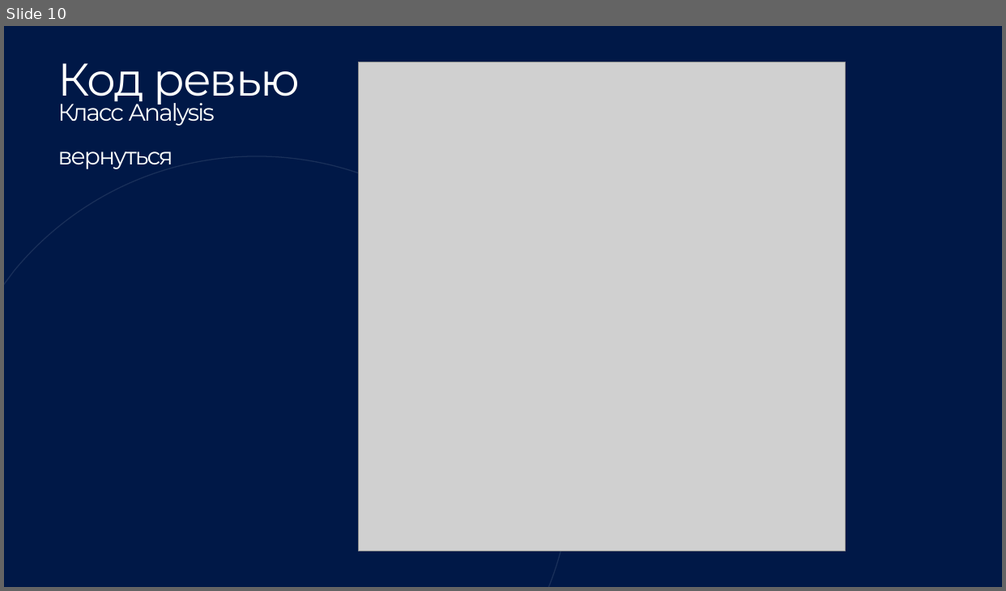
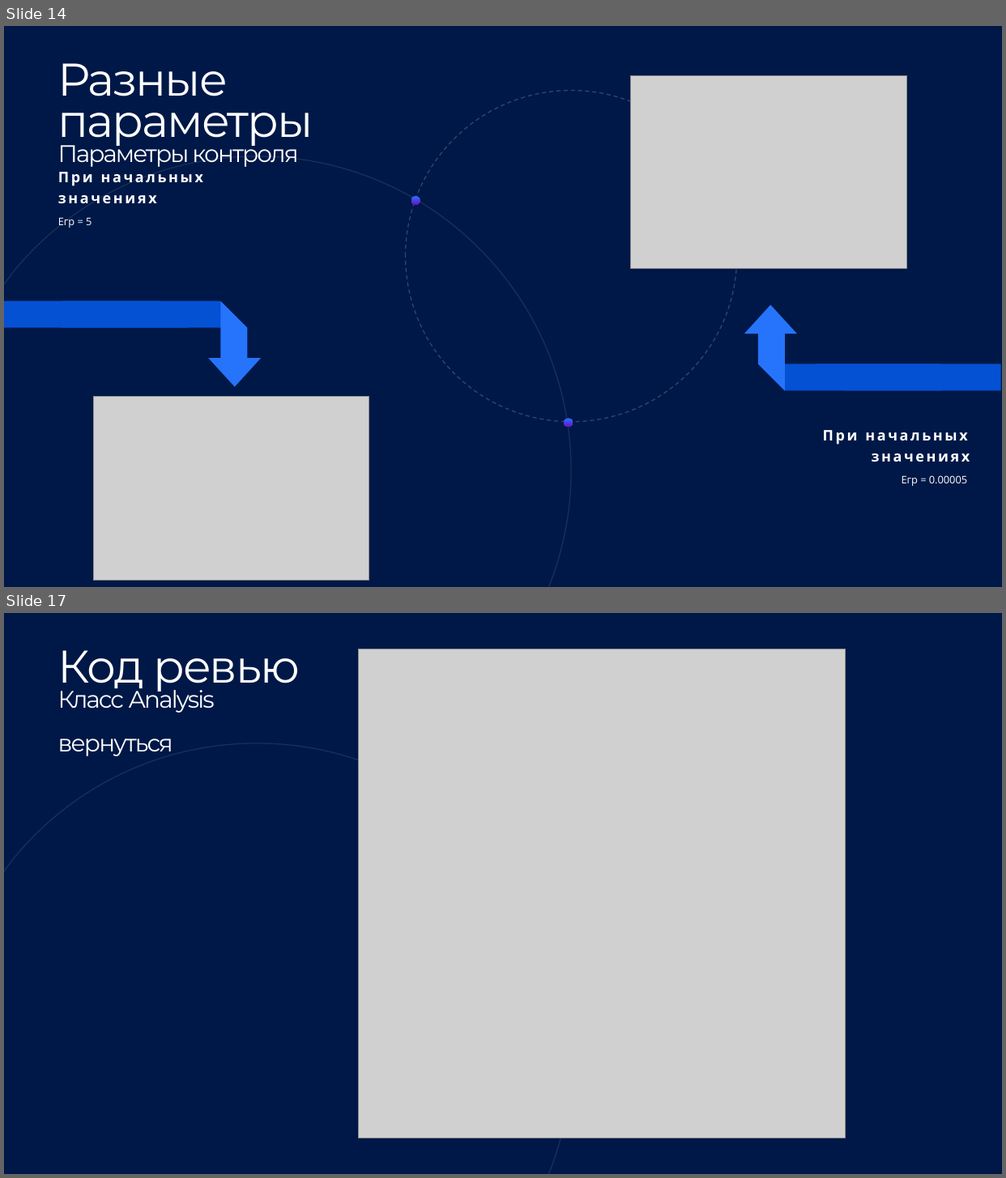
Before and after one commit to qr3x/study_project, a slide deck: _Numerical_Methods/program 9/program 9.pptx. Shown one above the other, each under a label of ours: slide 10 before the commit, slides 14 and 17 after it; the slides between them are not shown. The pictures are 1006x591 and 1006x1178 pixels, drawn with LibreOffice and Linux fonts; fonts in the diff are those of the drawing; grey boxes stand for pictures; background and template pictures are left out. Boxes give left, top, right and bottom in pixels: in the first picture for what was removed or moved away, otherwise in the second. Text is boxed around its words. In the diff, an @@ line names an element or a change of style, - is before the commit and + after.

```diff
--- a/_Numerical_Methods/program 9/program 9.pptx
+++ b/_Numerical_Methods/program 9/program 9.pptx
@@ slide 14 added at box(4, 26, 1002, 587), background #001847; not listed: 1 template element that a slide beside it also shows @@
@@ rectangle added at box(121, 37, 239, 101), fill #001847 @@
@@ text added at box(58, 63, 313, 167), 23 pt, text #FEFFFE @@
+Разные параметры
+Параметры контроля
@@ ellipse added at box(405, 90, 737, 422), outline #FEFFFE 1 pt dashed @@
@@ picture added at box(631, 75, 908, 268) @@
@@ text added at box(58, 172, 203, 228), 14 pt, text #FEFFFE, bold @@
+При начальных значениях
+Eгр = 5
@@ ellipse added at box(411, 196, 420, 205), fill gradient #2574FB to #6A11CA @@
@@ freeform shape added at box(4, 301, 188, 328), fill #0451D4 @@
@@ freeform shape added at box(62, 301, 246, 328), fill #0451D4 @@
@@ freeform shape added at box(220, 301, 247, 361), fill #2574FB @@
@@ freeform shape added at box(745, 305, 797, 334), fill #2574FB @@
@@ freeform shape added at box(758, 331, 785, 391), fill #2574FB @@
@@ freeform shape added at box(209, 358, 261, 387), fill #2574FB @@
@@ freeform shape added at box(758, 365, 942, 391), fill #0451D4 @@
@@ freeform shape added at box(817, 365, 1001, 391), fill #0451D4 @@
@@ picture added at box(94, 396, 369, 581) @@
@@ ellipse added at box(564, 418, 573, 427), fill gradient #2574FB to #6A11CA @@
@@ text added at box(823, 430, 970, 486), 14 pt, text #FEFFFE, bold @@
+При начальных значениях
+Eгр = 0.00005
@@ what was slide 10 is now slide 17 @@
```
Also in this commit, not shown: 6 other slides added, 7 other files.
